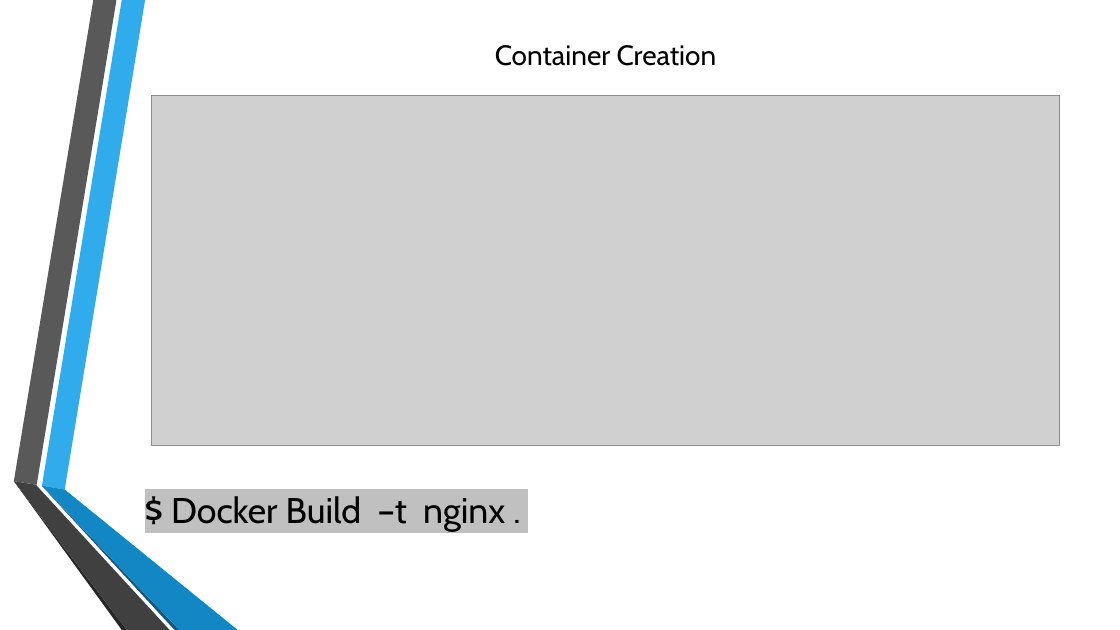
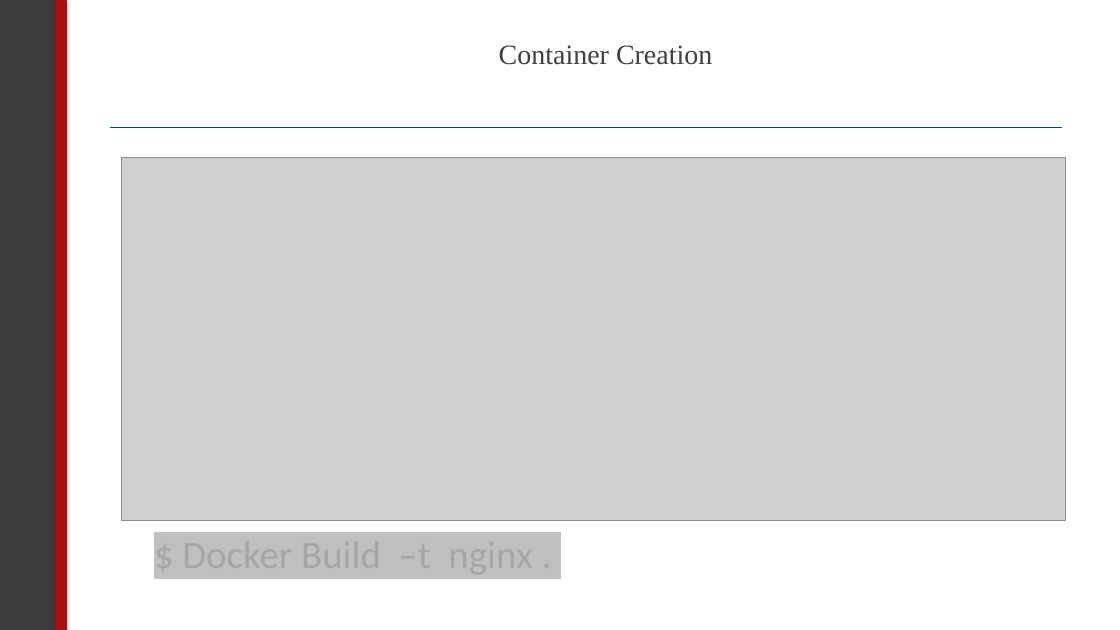
Before and after one commit to sealingtech/kubernetes_training, a slide deck: slide 18 of presentation/Day 1 Intro and Docker.pptx. Drawn at 1120x630 pixels with LibreOffice and Linux fonts; fonts in the diff are those of the drawing; grey boxes stand for pictures; background and template pictures are left out. Boxes give left, top, right and bottom in pixels: in the first picture for what was removed or moved away, otherwise in the second. Text is boxed around its words. In the diff, an @@ line names an element or a change of style, - is before the commit and + after.

```diff
--- a/presentation/Day 1 Intro and Docker.pptx
+++ b/presentation/Day 1 Intro and Docker.pptx
@@ rectangle added at [0, 0, 56, 630], fill #3C3C3C, outline #3C3C3C 0.5 pt @@
@@ rectangle added at [55, 0, 66, 630], fill #A70E12, outline #A70E12 0.5 pt @@
@@ title "Container Creation" at [499, 45, 712, 65]: font Cabin to Times New Roman, text colour #000000 to #404040; line spacing 1 to 0.9 @@
@@ line added from (110, 127) to (1062, 127), #004C6C 1 pt @@
@@ picture: place and size @@
-picture at [152, 96, 1060, 445]
+picture at [122, 157, 1066, 520]
@@ group removed at [13, 0, 238, 630]: 6 freeform shapes @@
@@ text "$ Docker Build –t nginx ...": place and size @@
-text "$ Docker Build –t nginx ..." at [171, 496, 505, 531]
+text "$ Docker Build –t nginx ..." at [182, 531, 533, 578]
@@ text "$ Docker Build –t nginx ..." at [182, 531, 533, 578]: size 30.6 to 33.3 pt, font Cabin to Calibri, text colour #000000 to #A6A6A6; line spacing 1 to 0.7; less space between paragraphs; vertical alignment middle to top @@
```
Also in this commit, not shown: 18 other slides changed, 1 slide removed, 1 other file.
